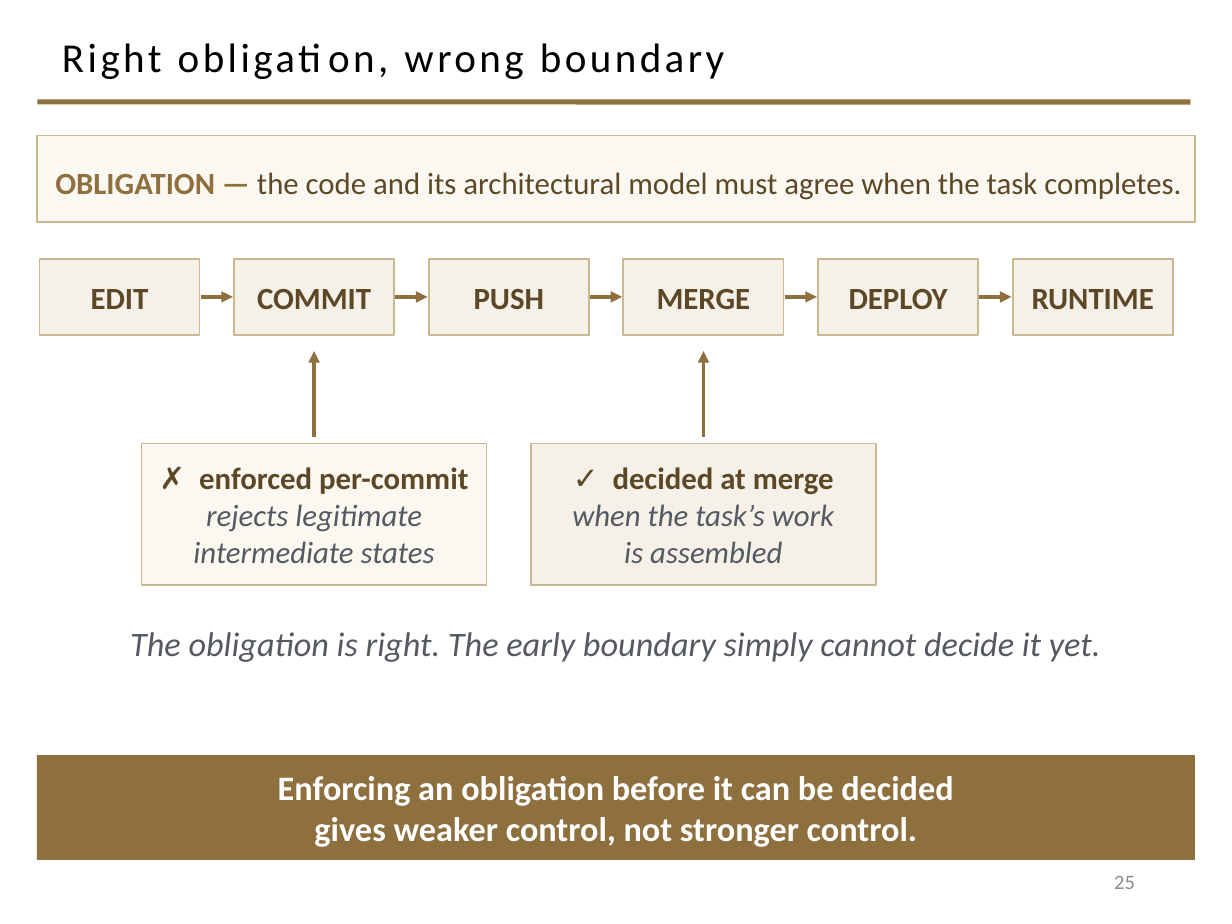
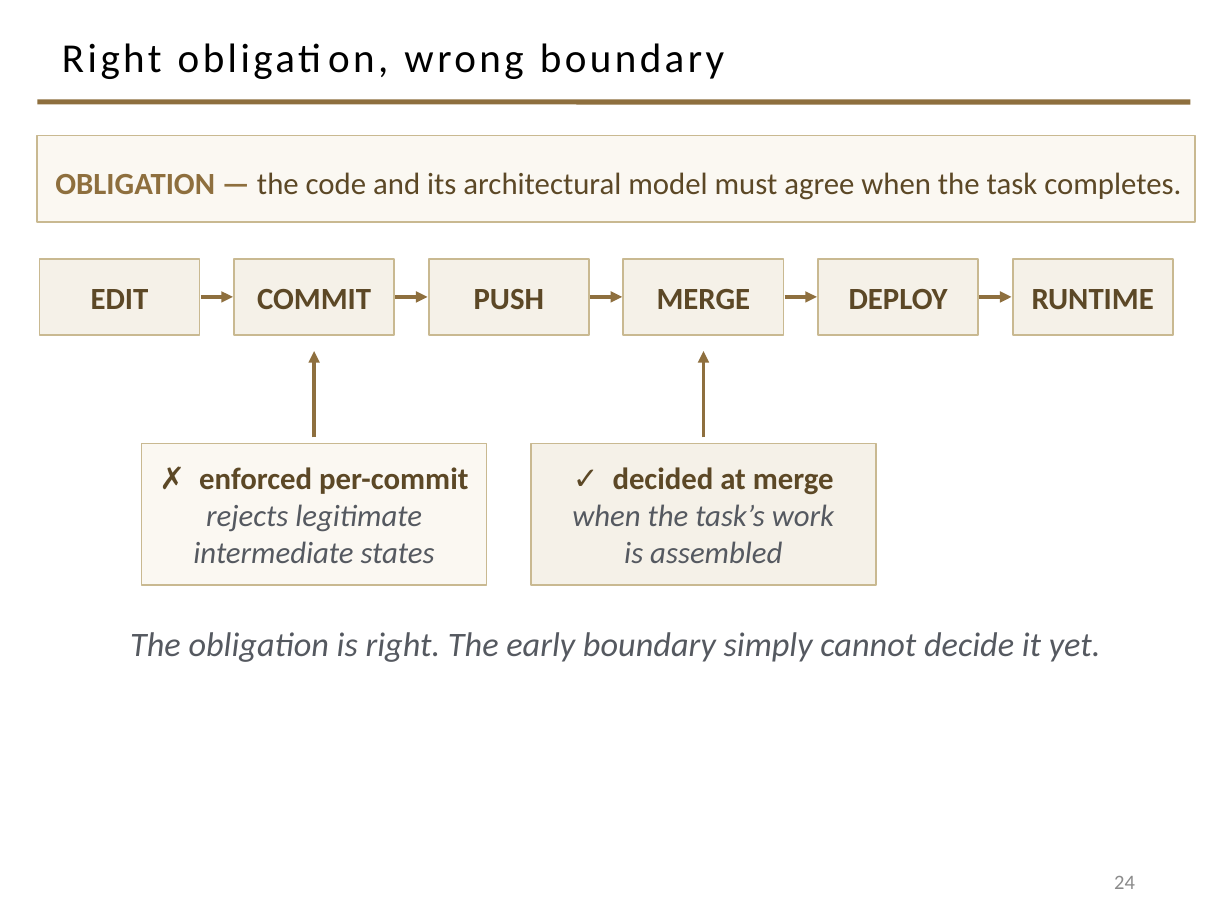
Before and after one commit to davisjam/model-based-agentic-software-engineering, a slide deck: slide 24 of course/lectures/act-2-delegation-and-control/03-alignment/2-3-Alignment.pptx (slide 25 before the commit). Drawn at 1232x924 pixels with LibreOffice and Linux fonts; fonts in the diff are those of the drawing; background and template pictures are left out. Boxes give left, top, right and bottom in pixels: in the first picture for what was removed or moved away, otherwise in the second. Text is boxed around its words. In the diff, an @@ line names an element or a change of style, - is before the commit and + after.

```diff
--- a/course/lectures/act-2-delegation-and-control/03-alignment/2-3-Alignment.pptx
+++ b/course/lectures/act-2-delegation-and-control/03-alignment/2-3-Alignment.pptx
@@ rectangle removed at bbox=[37, 755, 1195, 860] @@
-Enforcing an obligation before it can be decided
-gives weaker control, not stronger control.
@@ page number at bbox=[1114, 876, 1135, 889]: text changed @@
-25
+24
```
Also in this commit, not shown: 2 other slides changed, 1 slide removed.
